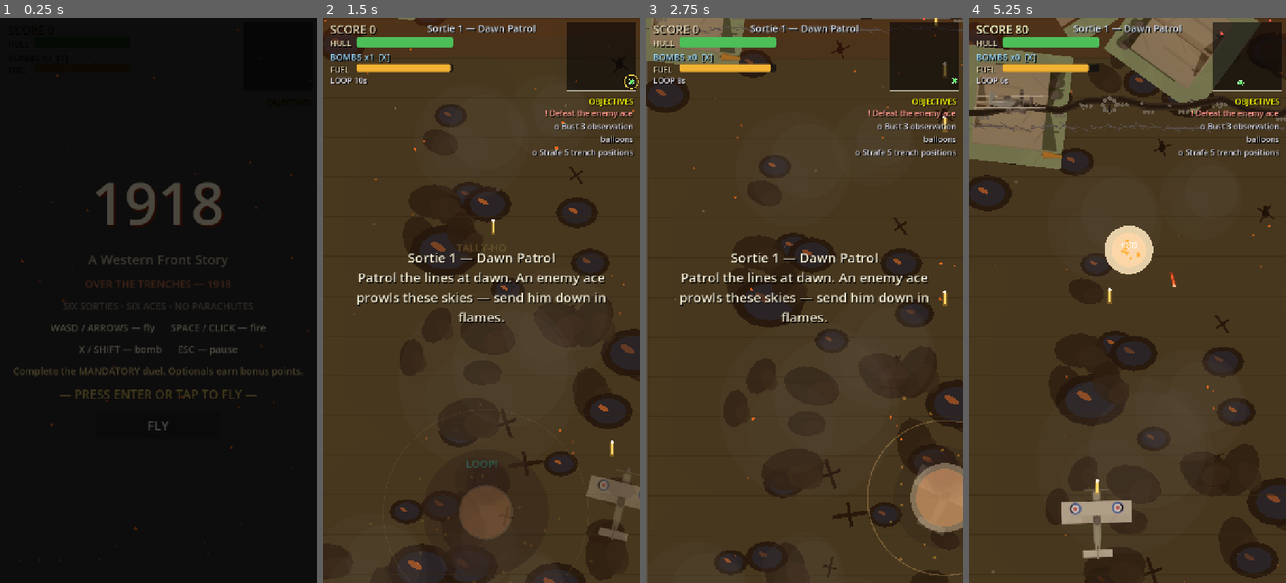
Above: before the commit, frames 1-4 (left to right).
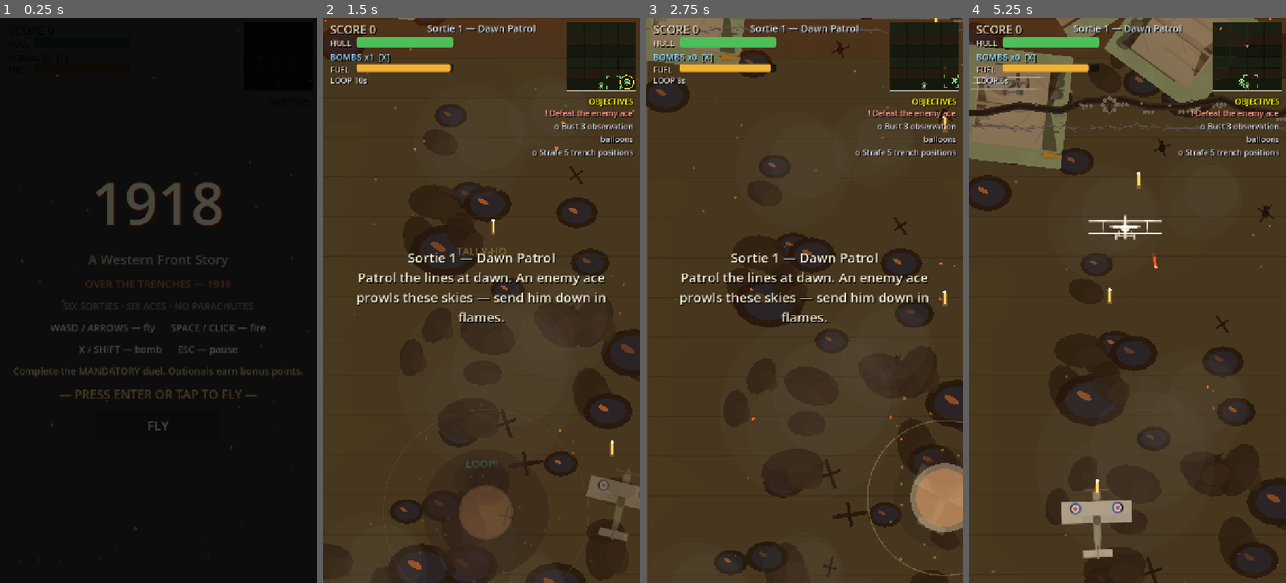
Above: after the commit, the same moments.

Repository: the-lucky-clover/1918-ace-of-aces
Game: Godot game, scene res://scenes/main.tscn
Two runs of this game, one before a commit and one after it. Both use one fixed random seed, a clock stepped at 60 frames per second and the inputs below.
Inputs (mouse positions are in pixels of both pictures, inside the frame that each line leads up to):
- Up to frame 1 (0.25 s): no input
- Up to frame 2 (1.5 s): tap Enter (start_game) at 0.5 s; move the mouse to (551, 272) at 0.52 s; hold Right (move_right) 0.53-1.25 s; hold Q (loop) 0.53-1.25 s; tap X (bomb) at 0.6 s; click (551, 272) at 0.67 s; drag from (418, 328) to (598, 515) at 1.27 s
- Up to frame 3 (2.75 s): move the mouse to (836, 176) at 2.02 s; hold Right (move_right) from 2.03 s (still down); hold Q (loop) from 2.03 s (still down); tap X (bomb) at 2.1 s; click (836, 176) at 2.17 s
- Up to frame 4 (5.25 s): release Right (move_right) at 2.75 s; release Q (loop) at 2.75 s; drag from (1111, 413) to (1266, 63) at 2.77 s; move the mouse to (1222, 385) at 3.52 s; hold Left (move_left) 3.53-4.25 s; hold Q (loop) 3.53-4.25 s; click (1222, 385) at 3.67 s; drag from (1032, 215) to (1266, 51) at 4.27 s; move the mouse to (1143, 300) at 5.02 s; hold Down (move_down) from 5.03 s (still down); hold Q (loop) from 5.03 s (still down); tap X (bomb) at 5.1 s; click (1143, 300) at 5.17 s

The runs differ from the first frame. In frame 2, 0.2% of the frame differs, in the area x 42-100%, y 5-42%; in frame 3, less than 0.1%; in frame 4, 2.5%, in the area x 0-100%, y 0-100%.

Commit message:
Cinematic pass: modular takeoff/landing reels, minimap graphics upgrade, top-down lock

Diff:
--- /dev/null
+++ b/godot/scripts/cinematic.gd
@@ -0,0 +1,335 @@
+extends Control
+## Modular top-down cinematic sequencer. One player runs the takeoff reel
+## (sortie begin) and the landing reel (sortie end), parameterized per
+## sortie: theme, takeoff time (drives sun/shadow mood via sun.gd), sortie
+## name. Skippable with tap / ENTER. Emits `finished` once per reel.
+##
+## IRON RULE: the virtual camera never leaves top-down — it stays
+## perpendicular to the playfield through every shot. Only pan and zoom;
+## never rotation, never tilt. (Aircraft may bank/rotate in-plane; that is
+## the plane moving, not the camera.)
+
+signal finished
+
+const PlayerTex: Texture2D = preload("res://assets/sprites/player-spad.png")
+
+# Shot kinds. Takeoff reel: aerodrome -> roll -> climb.
+# Landing reel: return -> approach -> touchdown.
+const REELS := {
+	"takeoff": [
+		{"kind": "aerodrome", "dur": 2.2},
+		{"kind": "roll", "dur": 2.0},
+		{"kind": "climb", "dur": 2.4},
+	],
+	"landing": [
+		{"kind": "return", "dur": 2.0},
+		{"kind": "approach", "dur": 2.2},
+		{"kind": "touchdown", "dur": 2.2},
+	],
+}
+
+var _shots: Array = []
+var _idx := 0
+var _t := 0.0
+var _active := false
+var _emitted := false
+var _time := 0.0
+var _takeoff := "12:00"
+var _sortie_name := ""
+var _shadow := Vector2(-8, -4)
+var _mood := Color(1, 1, 1, 0)
+
+# Virtual top-down camera: pan + zoom only. Never rotated.
+var _cam_c := Vector2(360, 640)
+var _cam_z := 1.0
+
+
+func _ready() -> void:
+	visible = false
+	mouse_filter = Control.MOUSE_FILTER_IGNORE
+
+
+func play_takeoff(sortie: Dictionary) -> void:
+	_configure(sortie, "takeoff")
+
+
+func play_landing(sortie: Dictionary) -> void:
+	_configure(sortie, "landing")
+
+
+func _configure(sortie: Dictionary, kind: String) -> void:
+	_takeoff = String(sortie.get("takeoff", "12:00"))
+	_sortie_name = String(sortie.get("name", "SORTIE"))
+	_shadow = Sun.shadow_for_takeoff(_takeoff)
+	_mood = Sun.mood_tint(_takeoff)
+	_shots = (REELS[kind] as Array).duplicate(true)
+	_idx = 0
+	_t = 0.0
+	_active = true
+	_emitted = false
+	visible = true
+	queue_redraw()
+
+
+func skip() -> void:
+	_finish()
+
+
+func _finish() -> void:
+	if _emitted:
+		return
+	_emitted = true
+	_active = false
+	visible = false
+	finished.emit()
+
+
+func _process(delta: float) -> void:
+	if not _active:
+		return
+	_time += delta
+	_t += delta
+	var dur := float(_shots[_idx]["dur"])
+	if _t >= dur:
+		_t = 0.0
+		_idx += 1
+		if _idx >= _shots.size():
+			_finish()
+			return
+	queue_redraw()
+
+
+func _input(event: InputEvent) -> void:
+	if not _active or not visible:
+		return
+	var tap := false
+	if event is InputEventMouseButton:
+		tap = event.pressed and event.button_index == MOUSE_BUTTON_LEFT
+	elif event is InputEventScreenTouch:
+		tap = event.pressed
+	if tap or event.is_action_pressed("ui_accept"):
+		_finish()
+		get_viewport().set_input_as_handled()
+
+
+# ------------------------------------------------------------- drawing ---
+
+func _draw() -> void:
+	if not _active:
+		return
+	var shot: Dictionary = _shots[_idx]
+	var t01 := clampf(_t / float(shot["dur"]), 0.0, 1.0)
+	# ground base, mood-tinted
+	draw_rect(Rect2(Vector2.ZERO, size), Color(0.13, 0.15, 0.10))
+	match String(shot["kind"]):
+		"aerodrome":
+			_shot_aerodrome(t01)
+		"roll":
+			_shot_roll(t01)
+		"climb":
+			_shot_climb(t01)
+		"return":
+			_shot_return(t01)
+		"approach":
+			_shot_approach(t01)
+		"touchdown":
+			_shot_touchdown(t01)
+	# mood tint wash (low alpha — mood, not washout)
+	if _mood.a > 0.001:
+		draw_rect(Rect2(Vector2.ZERO, size), _mood)
+	_draw_letterbox()
+	_draw_caption(shot, t01)
+	_draw_skip_hint()
+
+
+func _w2s(p: Vector2) -> Vector2:
+	return (p - _cam_c) * _cam_z + size * 0.5
+
+
+func _plane(pos: Vector2, rot: float, sc: float) -> void:
+	var sp := _w2s(pos)
+	draw_set_transform(sp, rot, Vector2(sc, sc) * _cam_z)
+	draw_texture(PlayerTex, -PlayerTex.get_size() * 0.5)
+	draw_set_transform(Vector2.ZERO, 0.0, Vector2.ONE)
+
+
+func _draw_shadow(pos: Vector2, r: float, off: Vector2, alpha: float) -> void:
+	var sp := _w2s(pos + off)
+	draw_set_transform(sp, 0.0, Vector2(r * _cam_z, r * 0.62 * _cam_z))
+	draw_circle(Vector2.ZERO, 1.0, Color(0, 0, 0, alpha))
+	draw_set_transform(Vector2.ZERO, 0.0, Vector2.ONE)
+
+
+func _text_center(y: float, text: String, fsize: int, col: Color) -> void:
+	var f := ThemeDB.fallback_font
+	var w := size.x
+	draw_string(f, Vector2(0, y + 2), text, HORIZONTAL_ALIGNMENT_CENTER, w, fsize, Color(0, 0, 0, 0.85))
+	draw_string(f, Vector2(0, y), text, HORIZONTAL_ALIGNMENT_CENTER, w, fsize, col)
+
+
+func _puffs(center: Vector2, count: int, spread: float, life: float, grow: float, col: Color) -> void:
+	for i in count:
+		var ph := fmod(_time * 0.9 + float(i) * 0.37, life) / life
+		var ang := float(i) * 2.39996
+		var pos := center + Vector2(cos(ang), sin(ang)) * spread * ph
+		var a := (1.0 - ph) * col.a
+		draw_circle(_w2s(pos), (grow * (0.4 + ph)) * _cam_z, Color(col.r, col.g, col.b, a))
+
+
+func _draw_aerodrome_detail(c: Vector2, s: float) -> void:
+	# runway strip (vertical dirt strip)
+	_draw_box(c + Vector2(0, 80), Vector2(90, 900), Color(0.34, 0.28, 0.18))
+	# two hangar tents
+	_draw_box(c + Vector2(-140, -260), Vector2(120, 90), Color(0.24, 0.22, 0.17))
+	_draw_box(c + Vector2(140, -260), Vector2(120, 90), Color(0.24, 0.22, 0.17))
+	# windsock: pole + orange sock
+	var wp := _w2s(c + Vector2(110, -60))
+	draw_line(wp, wp + Vector2(0, -46 * _cam_z * s), Color(0.4, 0.33, 0.22), 4.0 * _cam_z)
+	var sock_pts := PackedVector2Array([wp + Vector2(0, -46 * _cam_z * s),
+		wp + Vector2(34 * _cam_z * s, -38 * _cam_z * s),
+		wp + Vector2(34 * _cam_z * s, -26 * _cam_z * s)])
+	draw_colored_polygon(sock_pts, Color(0.85, 0.45, 0.15))
+	# three parked SPADs
+	_plane(c + Vector2(-110, 60), 0.4, 0.32 * s)
+	_plane(c + Vector2(-60, 130), -0.3, 0.32 * s)
+	_plane(c + Vector2(110, 90), 2.8, 0.32 * s)
+
+
+func _draw_box(center: Vector2, ext: Vector2, col: Color) -> void:
+	var p := _w2s(center)
+	var e := ext * 0.5 * _cam_z
+	draw_rect(Rect2(p - e, e * 2.0), col)
+
+
+func _draw_farmland(scroll: float) -> void:
+	var cols := [Color(0.20, 0.24, 0.13), Color(0.26, 0.22, 0.13),
+		Color(0.16, 0.20, 0.11), Color(0.23, 0.26, 0.14)]
+	var cw := 180.0
+	var ch := 220.0
+	for ix in 4:
+		for iy in 7:
+			var wx := ix * cw - 90.0
+			var wy := iy * ch - 160.0 + scroll
+			if wy < -260.0 or wy > 1560.0:
+				continue
+			_draw_box(Vector2(wx + 90, wy + 110), Vector2(cw - 8, ch - 8), cols[(ix + iy) % 4])
+
+
+func _draw_trench_band(wy: float) -> void:
+	# two zigzag trench lines with a cratered band between
+	for zi in 2:
+		var pts := PackedVector2Array()
+		var base_y := wy + zi * 70.0
+		for ix in 25:
+			var wx := ix * 30.0
+			var zig := 14.0 if ix % 2 == 0 else -14.0
+			pts.append(_w2s(Vector2(wx, base_y + zig)))
+		var col := Color(0.42, 0.38, 0.26) if zi == 0 else Color(0.30, 0.30, 0.32)
+		draw_polyline(pts, col, 5.0 * _cam_z)
+
+
+# ---------------------------------------------------------------- shots ---
+
+func _shot_aerodrome(t01: float) -> void:
+	# slow push-in over the field, plane waiting at the strip
+	_cam_c = Vector2(360, lerpf(660.0, 600.0, t01))
+	_cam_z = lerpf(1.0, 1.07, t01)
+	_draw_aerodrome_detail(Vector2(360, 560), 1.0)
+	_plane(Vector2(360, 880), 0.0, 0.5)
+	_draw_shadow(Vector2(360, 880), 26.0, _shadow * 0.4, 0.30)
+	_draw_caption_text(_sortie_name, "TAKEOFF " + _takeoff + " — ALLIED AERODROME")
+
+
+func _shot_roll(t01: float) -> void:
+	# takeoff roll: plane accelerates up the strip, dust behind it
+	var y := lerpf(1050.0, 330.0, t01 * t01)
+	_cam_c = Vector2(360, lerpf(700.0, y, 0.85))
+	_cam_z = 1.0
+	_draw_aerodrome_detail(Vector2(360, 560), 1.0)
+	_plane(Vector2(360, y), 0.0, 0.5)
+	_draw_shadow(Vector2(360, y), 26.0, _shadow * 0.4, 0.30)
+	if t01 > 0.08:
+		_puffs(Vector2(360, y + 60), 10, 60.0, 1.4, 26.0, Color(0.55, 0.48, 0.36, 0.5))
+	_draw_caption_text("", "TAKEOFF ROLL")
+
+
+func _shot_climb(t01: float) -> void:
+	# climb-out: ground falls away (zoom out), shadow separates and fades,
+	# farmland scrolls fast, the front's trench band slides in at the end
+	_cam_c = Vector2(360, 640)
+	_cam_z = lerpf(1.0, 0.72, t01)
+	_draw_farmland(t01 * 1500.0)
+	var band_y := lerpf(1700.0, 260.0, clampf((t01 - 0.55) / 0.45, 0.0, 1.0))
+	_draw_trench_band(band_y)
+	var alt := t01
+	_plane(Vector2(360, 780), sin(_time * 2.0) * 0.06, 0.5)
+	_draw_shadow(Vector2(360, 780), 26.0, _shadow * (0.4 + alt * 2.2), lerpf(0.30, 0.10, alt))
+	_draw_caption_text("", "CLIMBING OUT — THE FRONT AHEAD")
+
+
+func _shot_return(t01: float) -> void:
+	# cruising home: slow farmland drift, aerodrome small below
+	_cam_c = Vector2(360, 640)
+	_cam_z = 1.0
+	_draw_farmland(400.0 + t01 * 500.0)
+	_draw_aerodrome_detail(Vector2(360, 1180), 0.4)
+	_plane(Vector2(360, 420), sin(_time * 1.6) * 0.05, 0.5)
+	_draw_shadow(Vector2(360, 420), 26.0, _shadow * 1.4, 0.16)
+	_draw_caption_text("", "RETURNING HOME")
+
+
+func _shot_approach(t01: float) -> void:
+	# final approach: aerodrome centered, plane descends, shadow converges
+	_cam_c = Vector2(360, 600)
+	_cam_z = 1.0
+	_draw_aerodrome_detail(Vector2(360, 560), 1.0)
+	var y := lerpf(180.0, 700.0, t01)
+	var alt := 1.0 - t01
+	_plane(Vector2(360, y), 0.0, 0.5)
+	_draw_shadow(Vector2(360, y), 26.0, _shadow * (0.4 + alt * 2.0), lerpf(0.30, 0.12, alt))
+	_draw_caption_text("", "FINAL APPROACH")
+
+
+func _shot_touchdown(t01: float) -> void:
+	# touchdown + rollout, then the MISSION COMPLETE stamp
+	_cam_c = Vector2(360, lerpf(640.0, 560.0, t01))
+	_cam_z = 1.0
+	_draw_aerodrome_detail(Vector2(360, 560), 1.0)
+	var y := lerpf(700.0, 420.0, 1.0 - pow(1.0 - t01, 2.0))
+	_plane(Vector2(360, y), 0.0, 0.5)
+	_draw_shadow(Vector2(360, y), 26.0, _shadow * 0.4, 0.30)
+	if t01 < 0.35:
+		_puffs(Vector2(360, 700), 12, 70.0, 1.2, 30.0, Color(0.55, 0.48, 0.36, 0.55))
+	if t01 > 0.55:
+		var a := clampf((t01 - 0.55) / 0.25, 0.0, 1.0)
+		_text_center(size.y * 0.42, "MISSION COMPLETE", 54, Color(0.55, 0.9, 0.5, a))
+
+
+# ---------------------------------------------------------------- chrome ---
+
+var _cap_title := ""
+var _cap_sub := ""
+
+
+func _draw_caption_text(title: String, sub: String) -> void:
+	_cap_title = title
+	_cap_sub = sub
+
+
+func _draw_caption(_shot: Dictionary, _t01: float) -> void:
+	var y := size.y - 176.0
+	if _cap_title != "":
+		_text_center(y, _cap_title, 32, Color(0.92, 0.88, 0.72))
+		y += 40.0
+	if _cap_sub != "":
+		_text_center(y, _cap_sub, 24, Color(0.75, 0.72, 0.60))
+
+
+func _draw_letterbox() -> void:
+	draw_rect(Rect2(0, 0, size.x, 92), Color.BLACK)
+	draw_rect(Rect2(0, size.y - 92, size.x, 92), Color.BLACK)
+
+
+func _draw_skip_hint() -> void:
+	var a := 0.45 + 0.4 * sin(_time * 4.0)
+	_text_center(size.y - 46.0, "TAP TO SKIP", 20, Color(0.8, 0.78, 0.70, a))
--- a/godot/scripts/hud.gd
+++ b/godot/scripts/hud.gd
@@ -24,6 +24,7 @@
 var _blink := 0.0
 var _last_hp := 100.0
 var _last_score := 0
+var minimap: Control
 
 
 func _ready() -> void:
@@ -103,10 +104,10 @@
 	power_label.size = Vector2(560, 26)
 	add_child(power_label)
 	# minimap (top-right)
-	var mm: Control = MinimapScript.new()
-	mm.position = Vector2(Global.VIEW_W - 166.0, 10.0)
-	mm.size = Vector2(156, 156)
-	add_child(mm)
+	minimap = MinimapScript.new()
+	minimap.position = Vector2(Global.VIEW_W - 166.0, 10.0)
+	minimap.size = Vector2(156, 156)
+	add_child(minimap)
 	# objectives under minimap
 	var ot := _mk_label("OBJECTIVES", 18, Color.YELLOW)
 	ot.position = Vector2(Global.VIEW_W - 264.0, 176.0)
@@ -161,6 +162,11 @@
 	sortie_label.text = n
 
 
+func set_minimap_theme(theme: String) -> void:
+	if minimap != null and minimap.has_method("set_theme"):
+		minimap.set_map_theme(theme)
+
+
 func update_integrity(hp: float, max_hp: float) -> void:
 	var frac := clampf(hp / max_hp, 0.0, 1.0)
 	hull_bar.value = frac * 100.0
--- a/godot/scripts/main.gd
+++ b/godot/scripts/main.gd
@@ -2,12 +2,13 @@
 ## Orchestrator: game states, wave timeline, objectives, scoring,
 ## camera shake (trauma), pause, screen transitions, debrief.
 
-enum State { TITLE, PLAYING, PAUSED, DEBRIEF }
+enum State { TITLE, PLAYING, PAUSED, DEBRIEF, CINEMATIC }
 
 const PlayerScene := preload("res://scenes/player.tscn")
 const EnemyScene := preload("res://scenes/enemy.tscn")
 const BossScene := preload("res://scenes/boss.tscn")
 const PickupScene := preload("res://scenes/pickup.tscn")
+const CinematicScript := preload("res://scripts/cinematic.gd")
 
 var state: int = State.TITLE
 var sortie_index := 0
@@ -31,6 +32,8 @@
 var world: Node2D
 var fade: ColorRect
 var debug_autotest := false  # set by --autostart; enables test logging
+var _cine: Control = null    # cinematic sequencer (takeoff / landing reels)
+var _cine_mode := ""         # "takeoff" | "landing"
 
 
 func _ready() -> void:
@@ -50,6 +53,14 @@
 	mood_rect.set_anchors_preset(Control.PRESET_FULL_RECT)
 	mood_rect.mouse_filter = Control.MOUSE_FILTER_IGNORE
 	mood_layer.add_child(mood_rect)
+	# cinematic sequencer: full-screen overlay, above HUD (5), below fade (20)
+	var cine_layer := CanvasLayer.new()
+	cine_layer.layer = 8
+	add_child(cine_layer)
+	_cine = CinematicScript.new()
+	_cine.set_anchors_preset(Control.PRESET_FULL_RECT)
+	cine_layer.add_child(_cine)
+	_cine.finished.connect(_on_cine_finished)
 	$MenuLayer.show_title()
 	$MenuLayer.start_requested.connect(_on_menu_start)
 	$MenuLayer.resume_requested.connect(_on_menu_resume)
@@ -128,8 +139,6 @@
 	Sun.shadow_offset = Sun.shadow_for_takeoff(String(s.get("takeoff", "12:00")))
 	mood_rect.color = Sun.mood_tint(String(s.get("takeoff", "12:00")))
 	fuel_cd = 24.0
-	Music.play_game()
-	Music.unduck_game()  # in case a previous boss left it ducked
 	var hud := $HUDLayer
 	hud.set_sortie_name(String(s["name"]))
 	hud.update_score(score)
@@ -137,7 +146,7 @@
 	hud.update_bombs(2)
 	hud.set_objectives(objectives)
 	hud.hide_boss()
-	hud.show_brief(String(s["name"]) + "\n" + String(s["brief"]))
+	hud.set_minimap_theme(String(s["theme"]))
 	# wave schedule
 	schedule.clear()
 	for w in s["waves"]:
@@ -145,14 +154,36 @@
 			schedule.append({"at": float(w["t"]) + n * float(w["gap"]), "type": String(w["type"])})
 	schedule.sort_custom(func(a: Dictionary, b: Dictionary) -> bool: return float(a["at"]) < float(b["at"]))
 	sortie_time = 0.0
+	strafe_streak = 0
+	strafe_window = 0.0
 	$MenuLayer.hide_all()
+	# takeoff cinematic, then gameplay begins (skipped in headless autotest)
+	_cine_mode = "takeoff"
+	if debug_autotest:
+		_begin_play()
+	else:
+		state = State.CINEMATIC
+		_cine.play_takeoff(s)
+
+
+## Gameplay actually begins (after the takeoff reel).
+func _begin_play() -> void:
+	var s: Dictionary = Sorties.SORTIES[sortie_index]
 	state = State.PLAYING
 	_fade_to(0.0, 0.6)
+	Music.play_game()
+	Music.unduck_game()  # in case a previous boss left it ducked
+	$HUDLayer.show_brief(String(s["name"]) + "\n" + String(s["brief"]))
 	# tally-ho: the sortie opens with a cry
 	FX.popup(world, Vector2(Global.VIEW_W * 0.5, Global.VIEW_H * 0.45),
 		"TALLY-HO!", Color(1.0, 0.85, 0.4))
-	strafe_streak = 0
-	strafe_window = 0.0
+
+
+func _on_cine_finished() -> void:
+	if _cine_mode == "landing":
+		_show_debrief()
+	else:
+		_begin_play()
 
 
 func _pause() -> void:
@@ -198,6 +229,8 @@
 # ---------------------------------------------------------------- input ---
 
 func _input(event: InputEvent) -> void:
+	if state == State.CINEMATIC:
+		return  # the cinematic sequencer handles its own skip input
 	if event.is_action_pressed("pause_game"):
 		if state == State.PLAYING:
 			_pause()
@@ -286,7 +319,13 @@
 	if debrief_timer > 0.0:
 		debrief_timer -= delta
 		if debrief_timer <= 0.0:
-			_show_debrief()
+			# victory earns the landing reel; defeat goes straight to debrief
+			if debrief_win and not debug_autotest:
+				_cine_mode = "landing"
+				state = State.CINEMATIC
+				_cine.play_landing(Sorties.SORTIES[sortie_index])
+			else:
+				_show_debrief()
 
 
 func _spawn_enemy(etype: String) -> void:
--- a/godot/scripts/minimap.gd
+++ b/godot/scripts/minimap.gd
@@ -1,10 +1,18 @@
 extends Control
-## Tactical minimap: player (green), enemies (red), boss (large red),
-## pickups (colored by type), wingmen (blue). Power-up states ring the
-## player blip: cyan = rapid, magenta = spread, gold = loop invulnerable.
-## World coords == screen coords (fixed camera).
+## Tactical minimap: crisper terrain-aware backdrop, animated unit icons,
+## pulsing objective markers, smoothed motion with a camera-follow reticle.
+## Player (green), enemies (red triangles), boss (pulsing diamond), pickups
+## (colored by type), wingmen (blue). Power-up states ring the player blip:
+## cyan = rapid, magenta = spread, gold = loop invulnerable.
+## World coords == screen coords (fixed camera); icon motion is smoothed
+## for a steady tactical read. Camera itself stays locked top-down.
 
 var refresh := 0.0
+var map_theme := "farmland"
+var _time := 0.0
+var _sm := {}          # instance_id -> smoothed Vector2
+var _reticle := Vector2.ZERO
+var _reticle_init := false
 
 const PICKUP_COLORS := {
 	"spread": Color(1.0, 0.4, 1.0),
@@ -13,45 +21,212 @@
 	"fuel": Color(1.0, 0.6, 0.2),
 }
 
+# secondary objective id -> enemy etype it tracks
+const SEC_ETYPE := {
+	"balloons": "balloon",
+	"trenches": "trench",
+	"railgun": "railwaygun",
+	"bombers": "bomber",
+}
+
+
+func set_map_theme(t: String) -> void:
+	map_theme = t
+	queue_redraw()
+
 
 func _process(delta: float) -> void:
+	_time += delta
 	refresh -= delta
 	if refresh <= 0.0:
 		refresh = 0.12
+		_prune()
 		queue_redraw()
+
+
+func _prune() -> void:
+	for id in _sm.keys():
+		if not is_instance_valid(instance_from_id(id)):
+			_sm.erase(id)
+
+
+func _sx() -> float:
+	return size.x / Global.VIEW_W
+
+
+func _sy() -> float:
+	return size.y / Global.VIEW_H
+
+
+func _wpos(node: Node2D) -> Vector2:
+	return Vector2(node.global_position.x * _sx(), node.global_position.y * _sy())
+
+
+func _smooth(node: Node2D) -> Vector2:
+	var id := node.get_instance_id()
+	var target := _wpos(node)
+	if not _sm.has(id):
+		_sm[id] = target
+	var cur: Vector2 = _sm[id]
+	cur = cur.lerp(target, 0.45)
+	_sm[id] = cur
+	return cur
 
 
 func _draw() -> void:
 	var r := Rect2(Vector2.ZERO, size)
-	draw_rect(r, Color(0.02, 0.02, 0.03, 0.6))
-	var sx := size.x / Global.VIEW_W
-	var sy := size.y / Global.VIEW_H
+	draw_rect(r, Color(0.02, 0.02, 0.03, 0.72))
+	_draw_terrain()
+	var pulse := 0.5 + 0.5 * sin(_time * 5.0)
+	# objective markers under the icons: pulsing rings on live targets
+	_draw_objective_markers(pulse)
+	# pickups
 	for p in get_tree().get_nodes_in_group("pickups"):
-		if is_instance_valid(p):
-			var col: Color = PICKUP_COLORS.get(String(p.ptype), Color.YELLOW)
-			draw_circle(Vector2(p.global_position.x * sx, p.global_position.y * sy), 2.5, col)
+		if not is_instance_valid(p):
+			continue
+		var col: Color = PICKUP_COLORS.get(str(p.get("ptype")), Color.YELLOW)
+		var pos := _smooth(p)
+		var pr := 2.5 + 1.0 * pulse
+		draw_circle(pos, pr, col)
+	# enemies: animated triangles oriented by travel direction
 	for e in get_tree().get_nodes_in_group("enemies"):
 		if not is_instance_valid(e):
 			continue
-		var pos := Vector2(e.global_position.x * sx, e.global_position.y * sy)
+		var id := e.get_instance_id()
+		var prev: Vector2 = _sm.get(id, _wpos(e))
+		var pos := _smooth(e)
+		var d := pos - prev
+		var ang := d.angle() if d.length() > 0.4 else -PI * 0.5
 		if e.is_in_group("bosses"):
-			draw_circle(pos, 6.0, Color(1.0, 0.15, 0.15))
-			draw_arc(pos, 8.5, 0.0, TAU, 12, Color(1.0, 0.5, 0.4), 1.5)
+			_draw_boss(pos, pulse)
 		else:
-			draw_circle(pos, 3.0, Color(1.0, 0.35, 0.3))
+			_draw_tri(pos, ang, 4.2 + 0.8 * pulse, Color(1.0, 0.35, 0.3))
+	# wingmen
 	for w in get_tree().get_nodes_in_group("wingmen"):
 		if is_instance_valid(w):
-			draw_circle(Vector2(w.global_position.x * sx, w.global_position.y * sy), 2.5, Color(0.5, 0.7, 1.0))
-	var pl := get_tree().get_first_node_in_group("player")
-	if pl != null and is_instance_valid(pl):
-		var pp := Vector2(pl.global_position.x * sx, pl.global_position.y * sy)
+			draw_circle(_smooth(w), 2.5 + 0.6 * pulse, Color(0.5, 0.7, 1.0))
+	# player: the real player carries a fuel gauge; wingmen share the group
+	var pl := _find_player()
+	if pl != null:
+		var pp := _smooth(pl)
+		# camera-follow reticle: eased brackets around the player
+		if not _reticle_init:
+			_reticle = pp
+			_reticle_init = true
+		_reticle = _reticle.lerp(pp, 0.18)
+		_draw_reticle(_reticle, pulse)
 		draw_circle(pp, 4.0, Color(0.35, 1.0, 0.4))
 		draw_arc(pp, 6.5, 0.0, TAU, 12, Color(0.7, 1.0, 0.7), 1.5)
-		# active power-up rings around the player blip (guarded: wingmen share the group)
 		if "rapid_t" in pl and float(pl.get("rapid_t")) > 0.0:
 			draw_arc(pp, 9.5, 0.0, TAU, 16, Color(0.3, 0.9, 1.0), 2.0)
 		if "spread_t" in pl and float(pl.get("spread_t")) > 0.0:
 			draw_arc(pp, 12.5, 0.0, TAU, 16, Color(1.0, 0.4, 1.0), 2.0)
-		if "invuln" in pl and float(pl.get("invuln")) > 1.6:  # loop / stabilization window
+		if "invuln" in pl and float(pl.get("invuln")) > 1.6:
 			draw_arc(pp, 15.5, 0.0, TAU, 16, Color(1.0, 0.85, 0.3), 2.0)
 	draw_rect(r, Color(0.75, 0.72, 0.65, 0.9), false, 2.0)
+
+
+func _find_player() -> Node2D:
+	for n in get_tree().get_nodes_in_group("player"):
+		if is_instance_valid(n) and "fuel" in n:
+			return n
+	return get_tree().get_first_node_in_group("player") as Node2D
+
+
+func _draw_tri(pos: Vector2, ang: float, s: float, col: Color) -> void:
+	var fwd := Vector2(cos(ang), sin(ang))
+	var side := Vector2(-fwd.y, fwd.x)
+	var pts := PackedVector2Array([pos + fwd * s, pos - fwd * s * 0.7 + side * s * 0.75,
+		pos - fwd * s * 0.7 - side * s * 0.75])
+	draw_colored_polygon(pts, col)
+
+
+func _draw_boss(pos: Vector2, pulse: float) -> void:
+	var s := 7.0 + 1.5 * pulse
+	var pts := PackedVector2Array([pos + Vector2(0, -s), pos + Vector2(s, 0),
+		pos + Vector2(0, s), pos + Vector2(-s, 0)])
+	draw_colored_polygon(pts, Color(1.0, 0.15, 0.15))
+	# expanding threat ring
+	var rr := fmod(_time * 22.0, 14.0) + 8.0
+	var a := clampf(1.0 - (rr - 8.0) / 14.0, 0.0, 1.0)
+	draw_arc(pos, rr, 0.0, TAU, 20, Color(1.0, 0.4, 0.35, a * 0.8), 1.5)
+
+
+func _draw_reticle(pos: Vector2, pulse: float) -> void:
+	var h := 15.0
+	var l := 7.0
+	var col := Color(0.45, 1.0, 0.5, 0.55 + 0.25 * pulse)
+	for sx in [-1.0, 1.0]:
+		for sy in [-1.0, 1.0]:
+			var c := pos + Vector2(sx * h, sy * h)
+			draw_line(c, c - Vector2(sx * l, 0), col, 2.0)
+			draw_line(c, c - Vector2(0, sy * l), col, 2.0)
+
+
+func _draw_objective_markers(pulse: float) -> void:
+	var game := get_tree().get_first_node_in_group("game")
+	if game == null:
+		return
+	var objectives: Dictionary = game.get("objectives")
+	if objectives.is_empty():
+		return
+	for sid in objectives.keys():
+		var o: Dictionary = objectives[sid]
+		if bool(o.get("done", true)):
+			continue
+		var etype: String = SEC_ETYPE.get(str(sid), "")
+		if etype == "":
+			continue
+		for e in get_tree().get_nodes_in_group("enemies"):
+			if is_instance_valid(e) and str(e.get("etype")) == etype:
+				var pos := _wpos(e)
+				var r := 7.0 + 3.0 * pulse
+				draw_arc(pos, r, 0.0, TAU, 16, Color(1.0, 0.85, 0.3, 0.85), 2.0)
+
+
+func _draw_terrain() -> void:
+	match map_theme:
+		"farmland":
+			_draw_farmland()
+		"trenches":
+			_draw_trenches()
+		_:
+			_draw_nomansland()
+	# home aerodrome marker, all themes
+	var hp := Vector2(size.x * 0.5, size.y - 12.0)
+	draw_circle(hp, 4.0, Color(0.55, 0.75, 0.45))
+	draw_arc(hp, 7.0, 0.0, TAU, 12, Color(0.55, 0.75, 0.45, 0.7), 1.5)
+
+
+func _draw_farmland() -> void:
+	var cols := [Color(0.10, 0.13, 0.07, 0.9), Color(0.14, 0.11, 0.06, 0.9),
+		Color(0.08, 0.10, 0.05, 0.9)]
+	var cw := size.x / 4.0
+	var ch := size.y / 6.0
+	for ix in 4:
+		for iy in 6:
+			draw_rect(Rect2(ix * cw + 1, iy * ch + 1, cw - 2, ch - 2), cols[(ix * 3 + iy) % 3])
+
+
+func _draw_trenches() -> void:
+	_draw_farmland()
+	# Allied khaki line upper, German grey line lower, cratered band between
+	for zi in 2:
+		var pts := PackedVector2Array()
+		var base_y := size.y * (0.34 + zi * 0.30)
+		for ix in 21:
+			var zig := 3.0 if ix % 2 == 0 else -3.0
+			pts.append(Vector2(ix * size.x / 20.0, base_y + zig))
+		var col := Color(0.45, 0.42, 0.28) if zi == 0 else Color(0.38, 0.38, 0.42)
+		draw_polyline(pts, col, 2.0)
+
+
+func _draw_nomansland() -> void:
+	draw_rect(Rect2(Vector2.ZERO, size), Color(0.09, 0.08, 0.06, 0.9))
+	# deterministic crater speckle
+	var n := 26
+	for i in n:
+		var px := fmod(float(i) * 53.0, size.x)
+		var py := fmod(float(i) * 91.0, size.y)
+		var pr := 1.5 + fmod(float(i) * 7.0, 3.0)
+		draw_circle(Vector2(px, py), pr, Color(0.05, 0.045, 0.035, 0.9))
Not shown, added: godot/scripts/cinematic.gd.uid
Not shown, changed: godot/BUILD-NOTES.md
